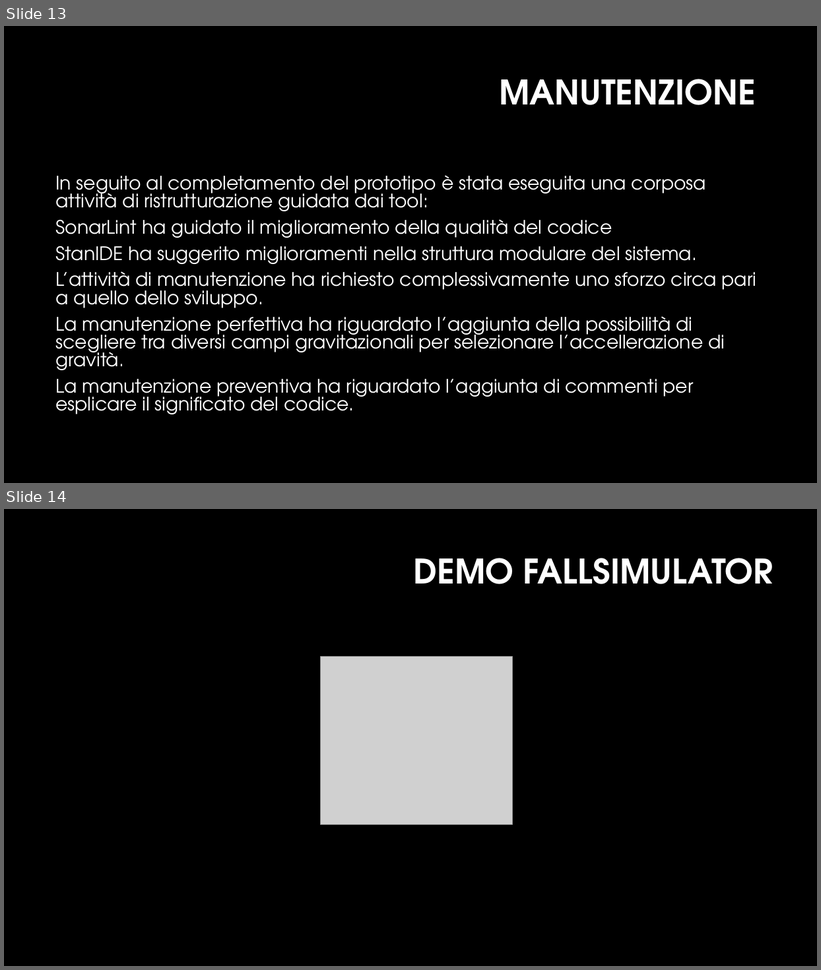
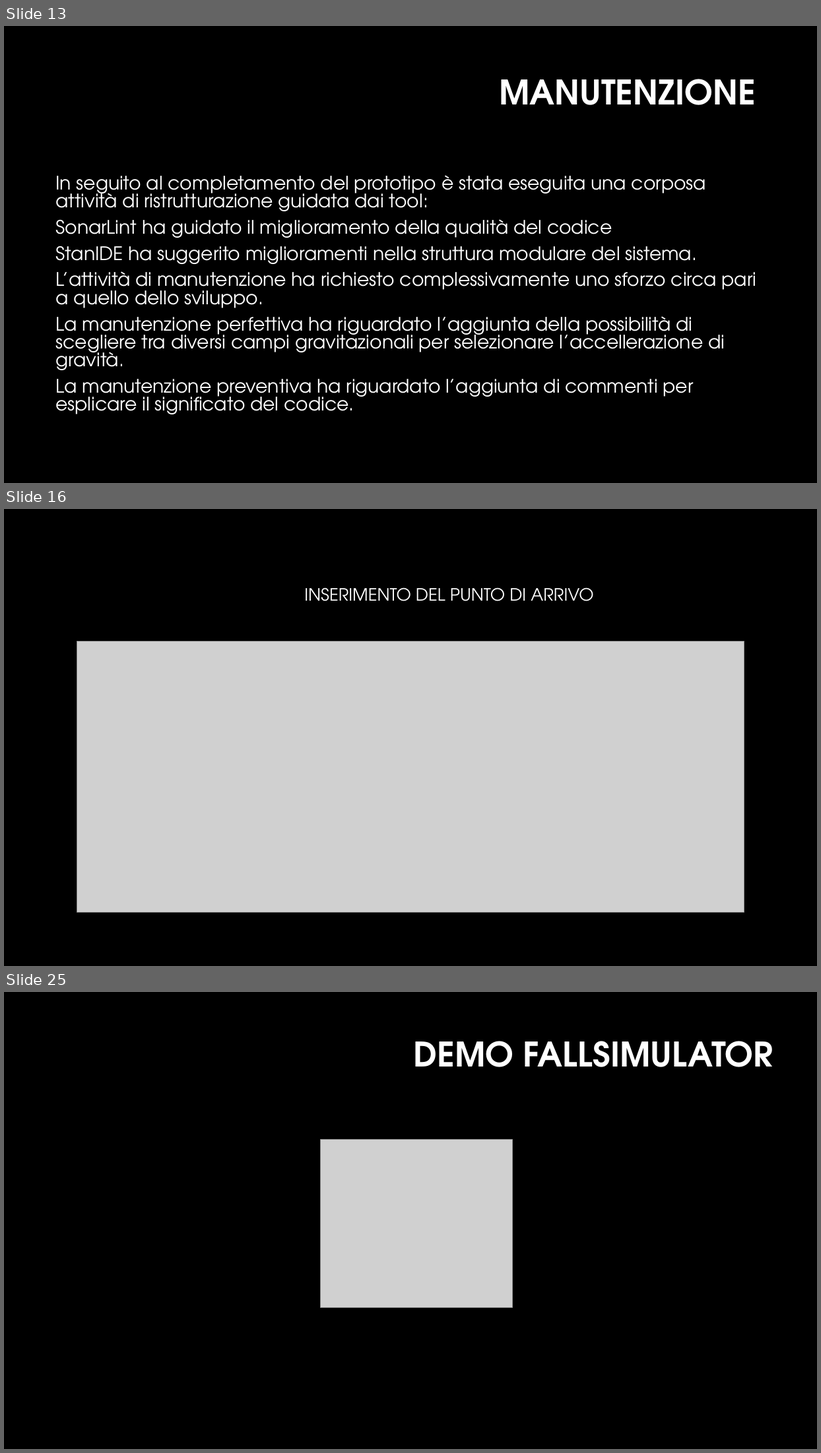
Before and after one commit to MarcoMarcoulli/FallSimulatorRepository, a slide deck: Docs/Documents/Presentazione/presentazioneFallSimulator.pptx. Shown one above the other, each under a label of ours: slides 13 and 14 before the commit, slides 13, 16 and 25 after it; the slides between them are not shown. The pictures are 821x970 and 821x1453 pixels, drawn with LibreOffice and Linux fonts; fonts in the diff are those of the drawing; grey boxes stand for pictures; background and template pictures are left out. Boxes give left, top, right and bottom in pixels: in the first picture for what was removed or moved away, otherwise in the second. Text is boxed around its words. In the diff, an @@ line names an element or a change of style, - is before the commit and + after.

```diff
--- a/Docs/Documents/Presentazione/presentazioneFallSimulator.pptx
+++ b/Docs/Documents/Presentazione/presentazioneFallSimulator.pptx
@@ slide 16 added at bbox=[4, 509, 817, 966], background #000000 @@
@@ title added at bbox=[304, 588, 593, 601], 20 pt, text #FFFFFF @@
+INSERIMENTO DEL PUNTO DI ARRIVO
@@ picture added at bbox=[77, 642, 744, 913] @@
@@ what was slide 14 is now slide 25 @@
```
Also in this commit, not shown: 10 other slides added.
